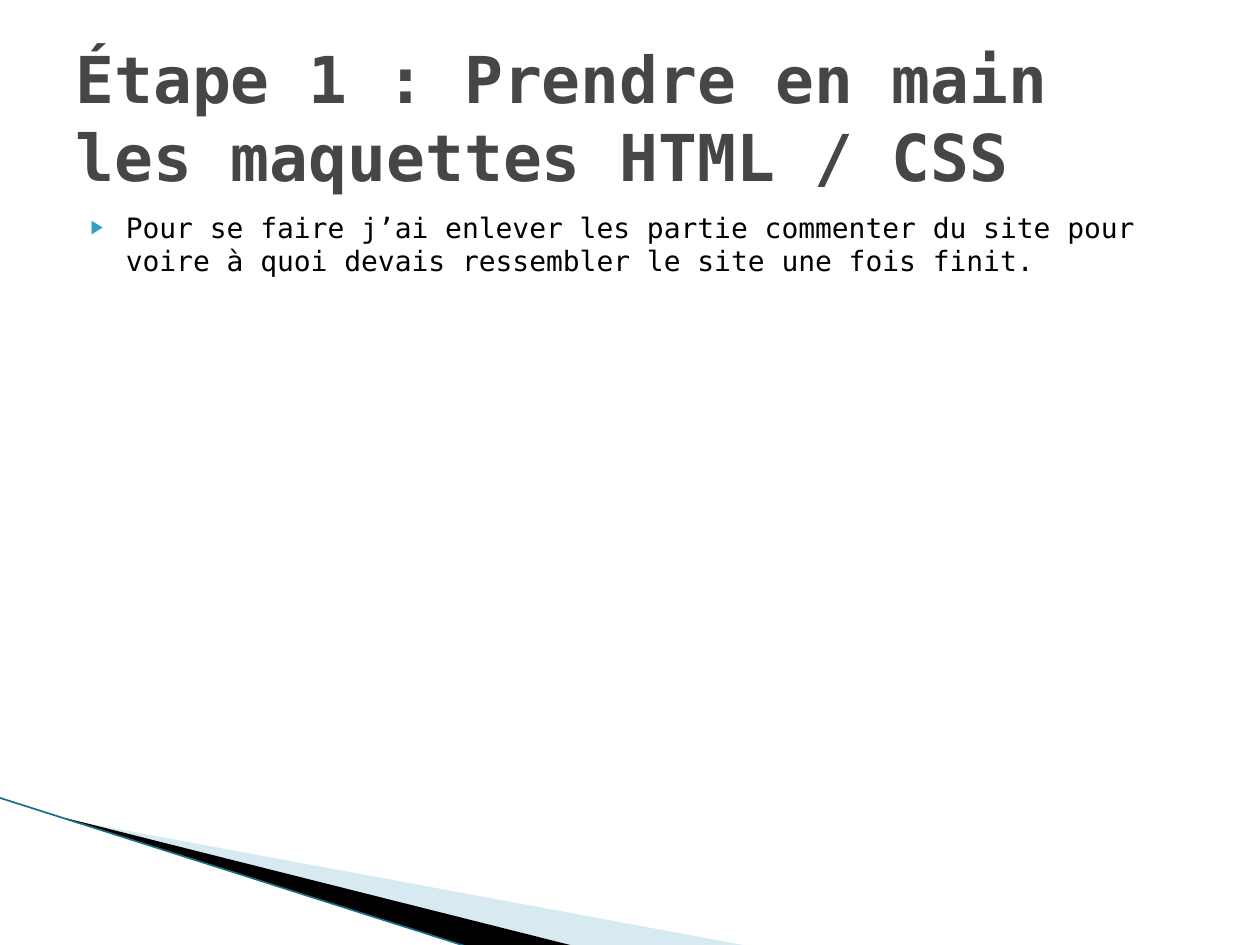
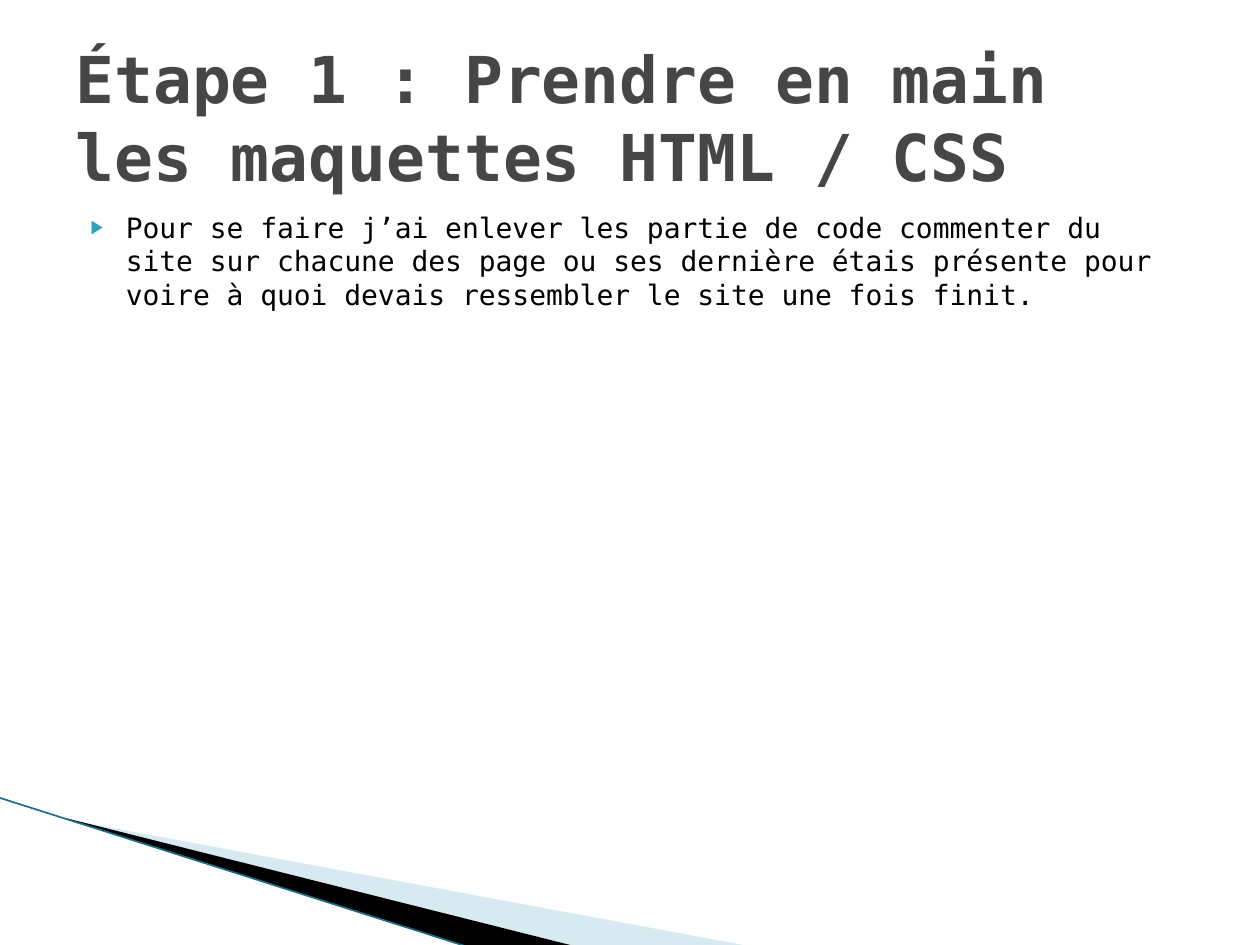
Before and after one commit to gwenaelgressier/GwenaelGressier_05_04042022, a slide deck: slide 3 of Nouveau Présentation Microsoft Office PowerPoint.pptx. Drawn at 1260x945 pixels with LibreOffice and Linux fonts; fonts in the diff are those of the drawing; background and template pictures are left out. Boxes give left, top, right and bottom in pixels: in the first picture for what was removed or moved away, otherwise in the second. Text is boxed around its words. In the diff, an @@ line names an element or a change of style, - is before the commit and + after.

```diff
--- a/Nouveau Présentation Microsoft Office PowerPoint.pptx
+++ b/Nouveau Présentation Microsoft Office PowerPoint.pptx
@@ text at (126, 216, 1151, 311): text changed @@
-▶ Pour se faire j’ai enlever les partie commenter du site pour voire à quoi devais ressembler le site une fois finit.
+▶ Pour se faire j’ai enlever les partie de code commenter du site sur chacune des page ou ses dernière étais présente pour voire à quoi devais ressembler le site une fois finit.
```
Also in this commit, not shown: 11 other slides changed, 3 other files.
